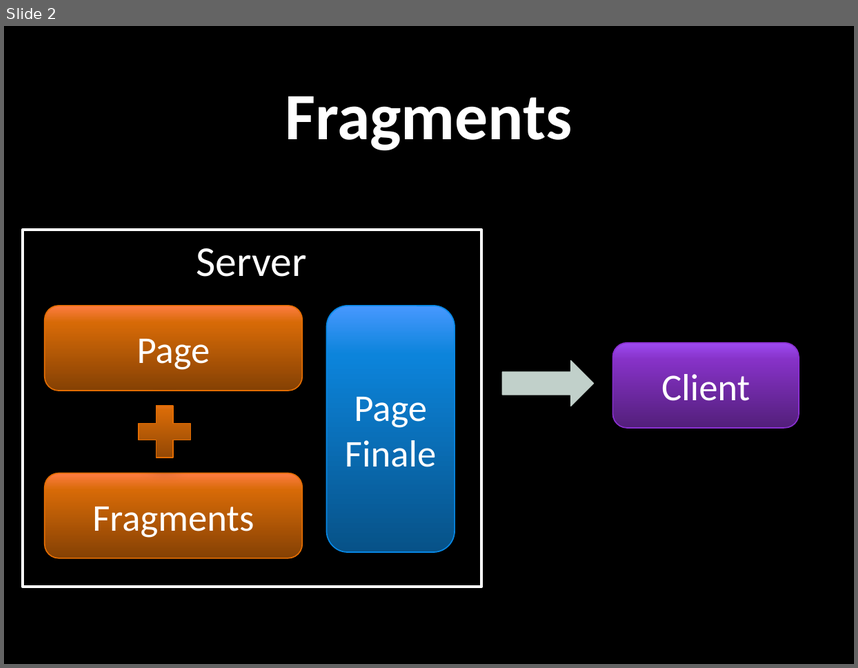
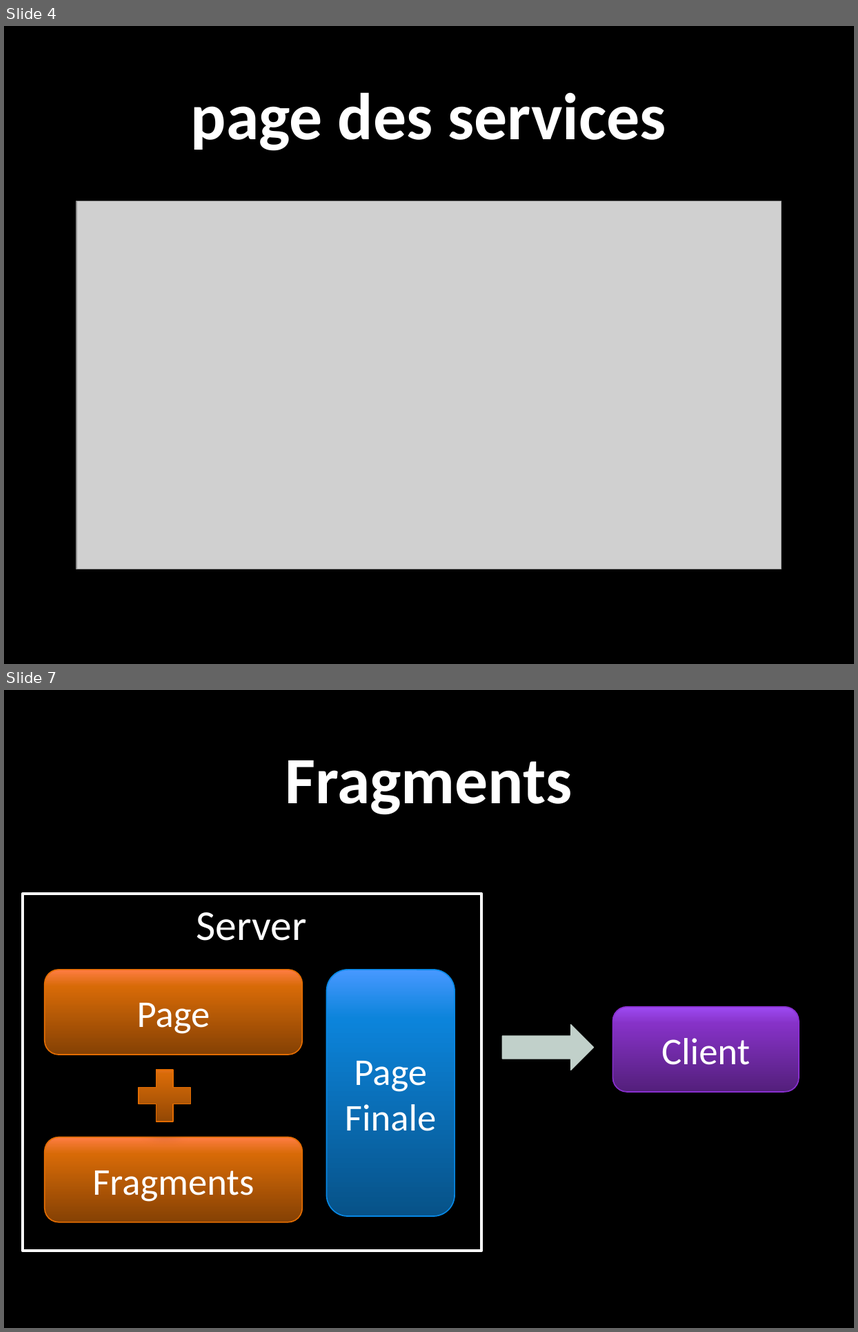
Before and after one commit to cobreti/INF777, a slide deck: Documents/Présentation.pptx. Shown one above the other, each under a label of ours: slide 2 before the commit, slides 4 and 7 after it; the slides between them are not shown. The pictures are 858x668 and 858x1332 pixels, drawn with LibreOffice and Linux fonts; fonts in the diff are those of the drawing; grey boxes stand for pictures; background and template pictures are left out. Boxes give left, top, right and bottom in pixels: in the first picture for what was removed or moved away, otherwise in the second. Text is boxed around its words. In the diff, an @@ line names an element or a change of style, - is before the commit and + after.

```diff
--- a/Documents/Présentation.pptx
+++ b/Documents/Présentation.pptx
@@ slide 4 added at bbox=[4, 26, 854, 664], background picture (left out) @@
@@ title added at bbox=[191, 92, 666, 151], 56 pt, text #FFFFFF, bold @@
+page des services
@@ picture added at bbox=[76, 201, 781, 568] @@
@@ what was slide 2 is now slide 7 @@
```
Also in this commit, not shown: 5 other slides added, 1 slide removed.
